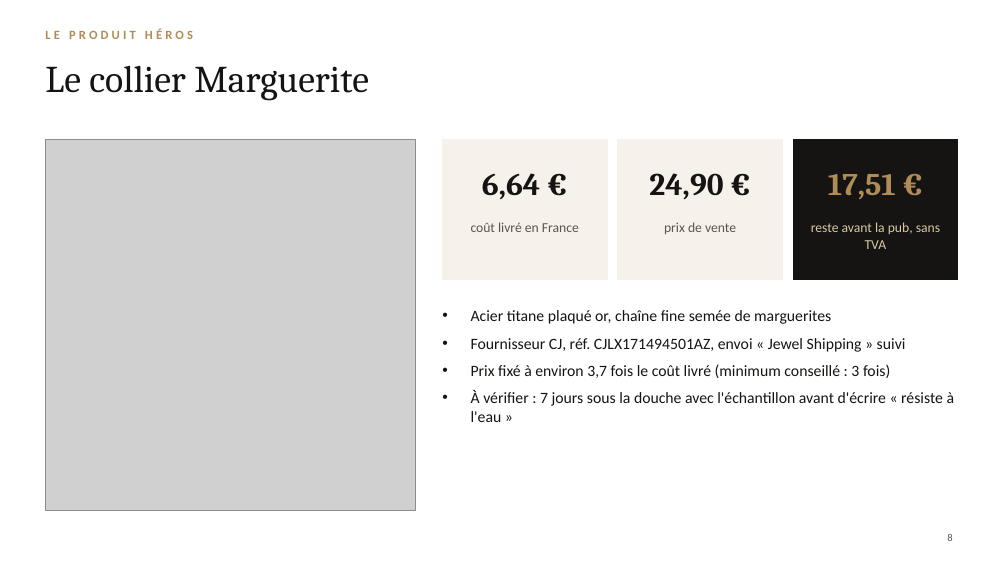
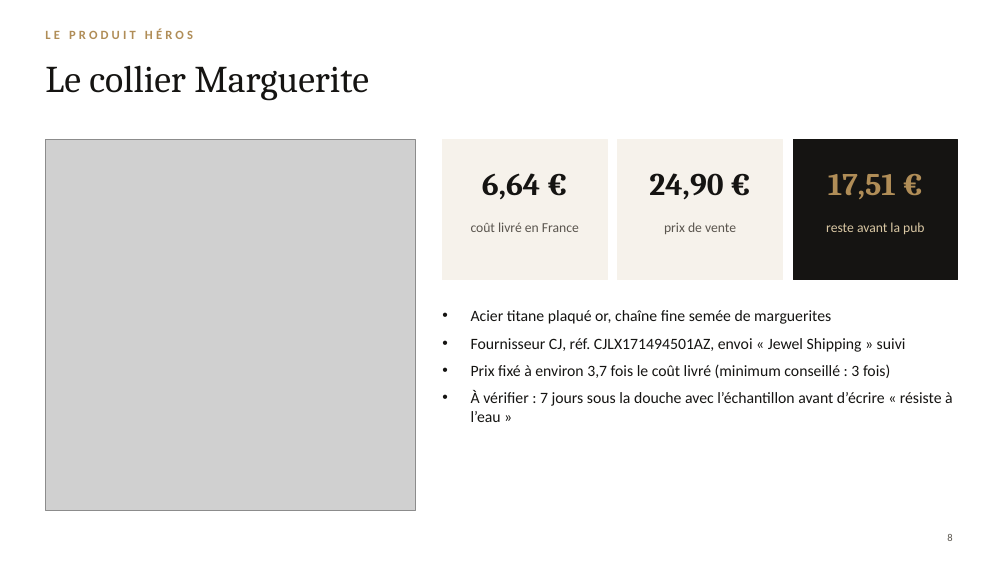
Before and after one commit to jgnrpgn9hd-cmd/Jimy, a slide deck: slide 8 of vaure/presentation/VAURE-presentation.pptx. Drawn at 1008x567 pixels with LibreOffice and Linux fonts; fonts in the diff are those of the drawing; grey boxes stand for pictures; background and template pictures are left out. Boxes give left, top, right and bottom in pixels: in the first picture for what was removed or moved away, otherwise in the second. Text is boxed around its words. In the diff, an @@ line names an element or a change of style, - is before the commit and + after.

```diff
--- a/vaure/presentation/VAURE-presentation.pptx
+++ b/vaure/presentation/VAURE-presentation.pptx
@@ text at box(826, 222, 924, 234): text changed @@
-reste avant la pub, sans TVA
+reste avant la pub
@@ text at box(471, 390, 953, 422): text changed @@
-• À vérifier : 7 jours sous la douche avec l'échantillon avant d'écrire « résiste à l'eau »
+• À vérifier : 7 jours sous la douche avec l’échantillon avant d’écrire « résiste à l’eau »
```
Also in this commit, not shown: 9 other slides changed, 23 other files.
